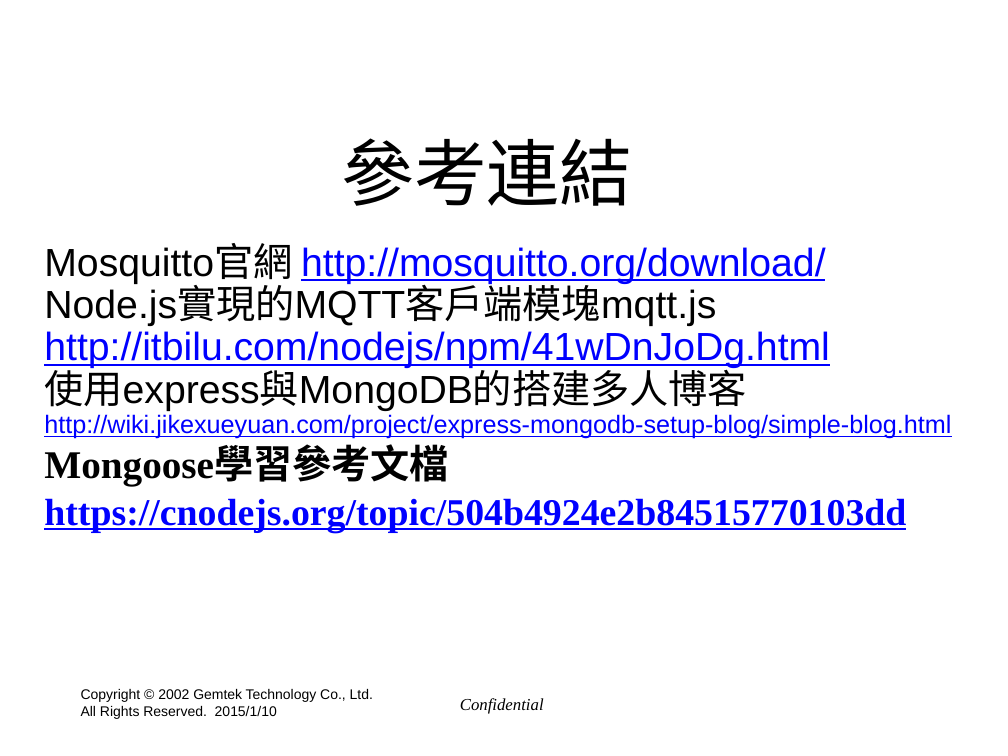
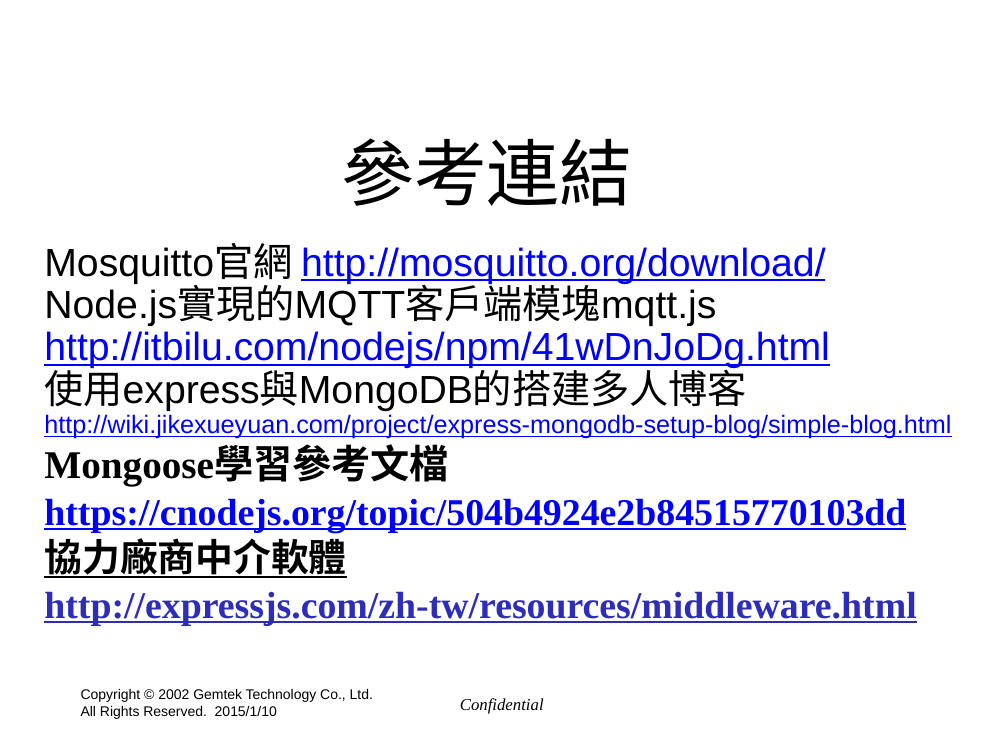
Before and after one commit to hyper570908/demo2, a slide deck: slide 52 of doc/GIot_Session2(win7).pptx (slide 50 before the commit). Drawn at 1008x756 pixels with LibreOffice and Linux fonts; fonts in the diff are those of the drawing; background and template pictures are left out. Boxes give left, top, right and bottom in pixels: in the first picture for what was removed or moved away, otherwise in the second. Text is boxed around its words. In the diff, an @@ line names an element or a change of style, - is before the commit and + after.

```diff
--- a/doc/GIot_Session2(win7).pptx
+++ b/doc/GIot_Session2(win7).pptx
@@ text at (44,533,916,625): paragraphs added @@
+協力廠商中介軟體
+http://expressjs.com/zh-tw/resources/middleware.html
```
Also in this commit, not shown: 7 other slides changed, 2 slides added, 2 other files.
